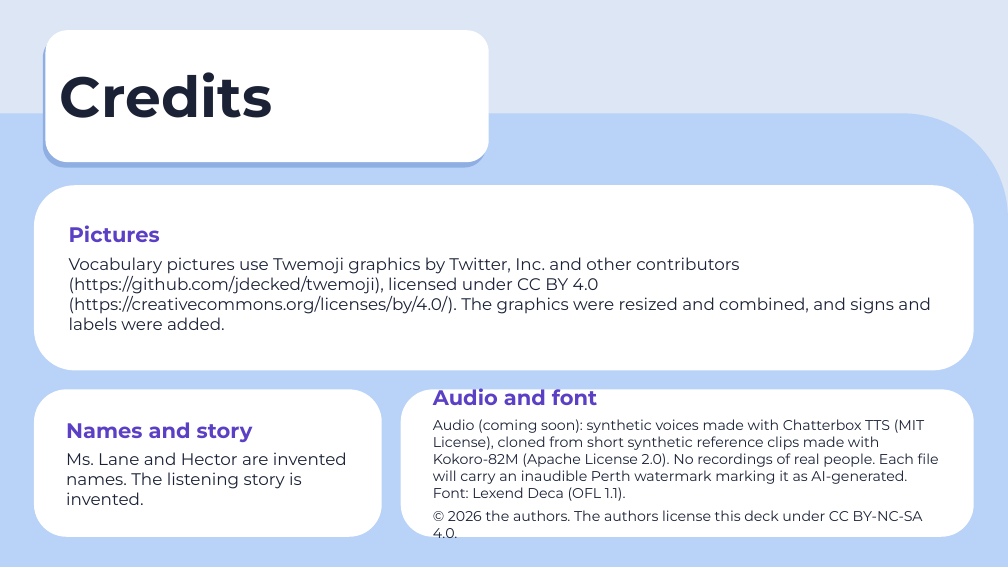
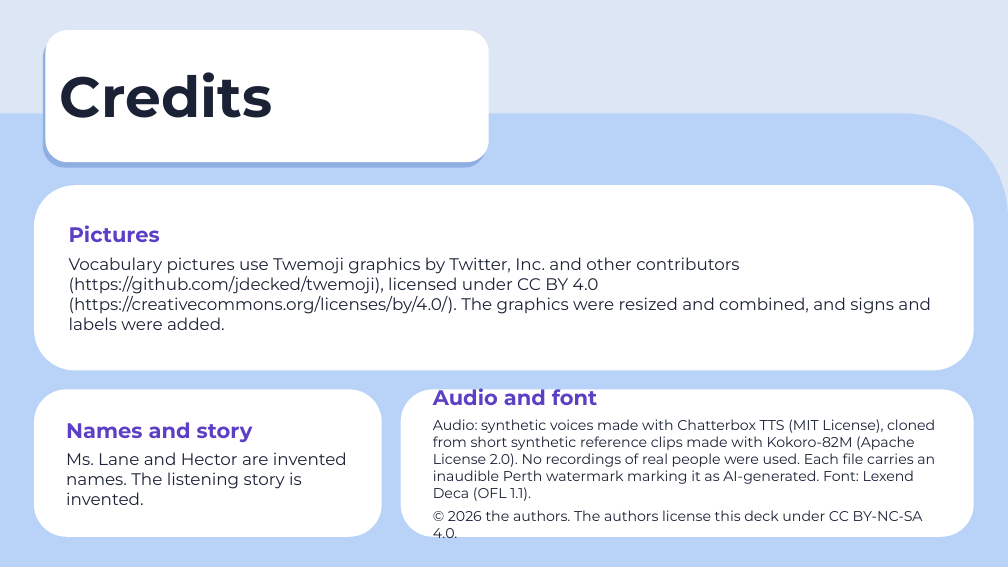
Before and after one commit to sdpursley/ESL-Curriculum, a slide deck: slide 26 of level5/slides/Level5_Lesson11_Slides.pptx. Drawn at 1008x567 pixels with LibreOffice and Linux fonts; fonts in the diff are those of the drawing. Boxes give left, top, right and bottom in pixels: in the first picture for what was removed or moved away, otherwise in the second. Text is boxed around its words. In the diff, an @@ line names an element or a change of style, - is before the commit and + after.

Commit message:
Level 5 Lesson 11 draft listening audio (2:02)

```diff
--- a/level5/slides/Level5_Lesson11_Slides.pptx
+++ b/level5/slides/Level5_Lesson11_Slides.pptx
@@ text in rounded rectangle at box(433, 419, 935, 501): text changed @@
-Audio (coming soon): synthetic voices made with Chatterbox TTS (MIT License), cloned from short synthetic reference clips made with Kokoro-82M (Apache License 2.0). No recordings of real people. Each file will carry an inaudible Perth watermark marking it as AI-generated. Font: Lexend Deca (OFL 1.1).
+Audio: synthetic voices made with Chatterbox TTS (MIT License), cloned from short synthetic reference clips made with Kokoro-82M (Apache License 2.0). No recordings of real people were used. Each file carries an inaudible Perth watermark marking it as AI-generated. Font: Lexend Deca (OFL 1.1).
```
Also in this commit, not shown: 3 other slides changed, 8 other files.
